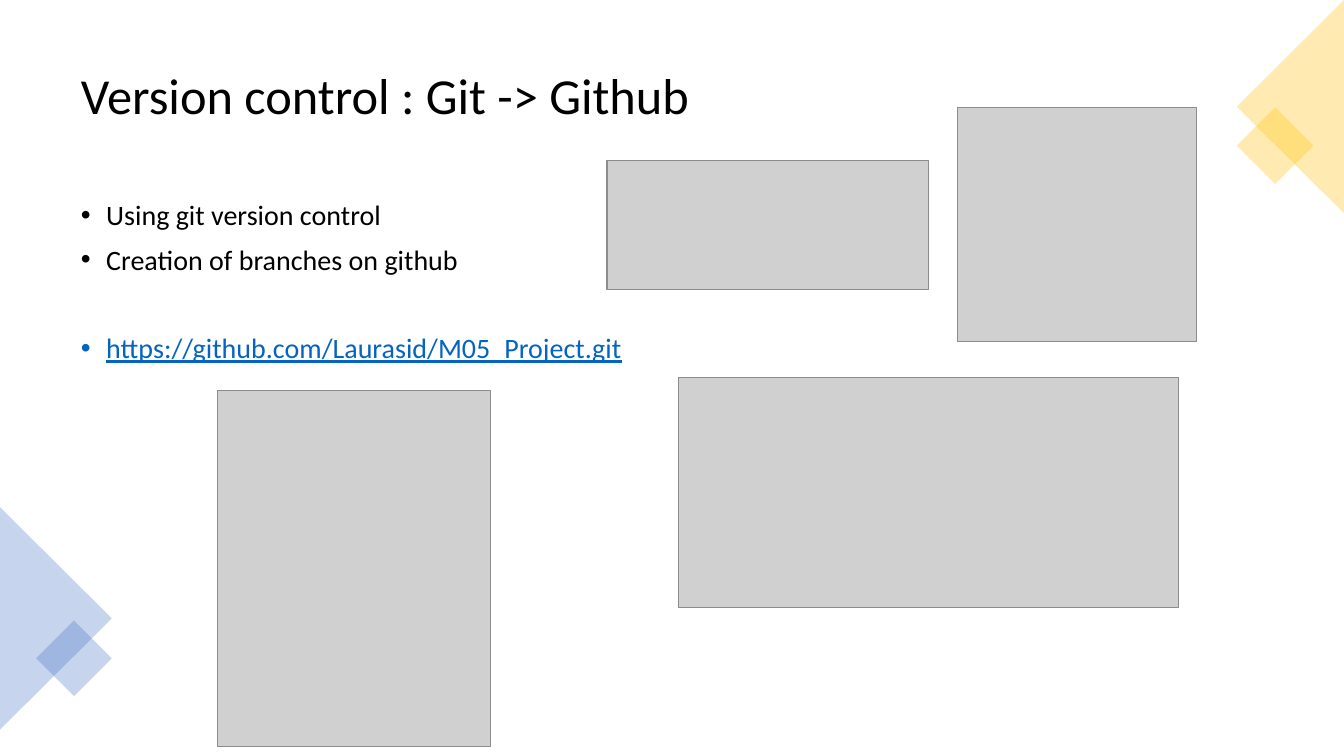
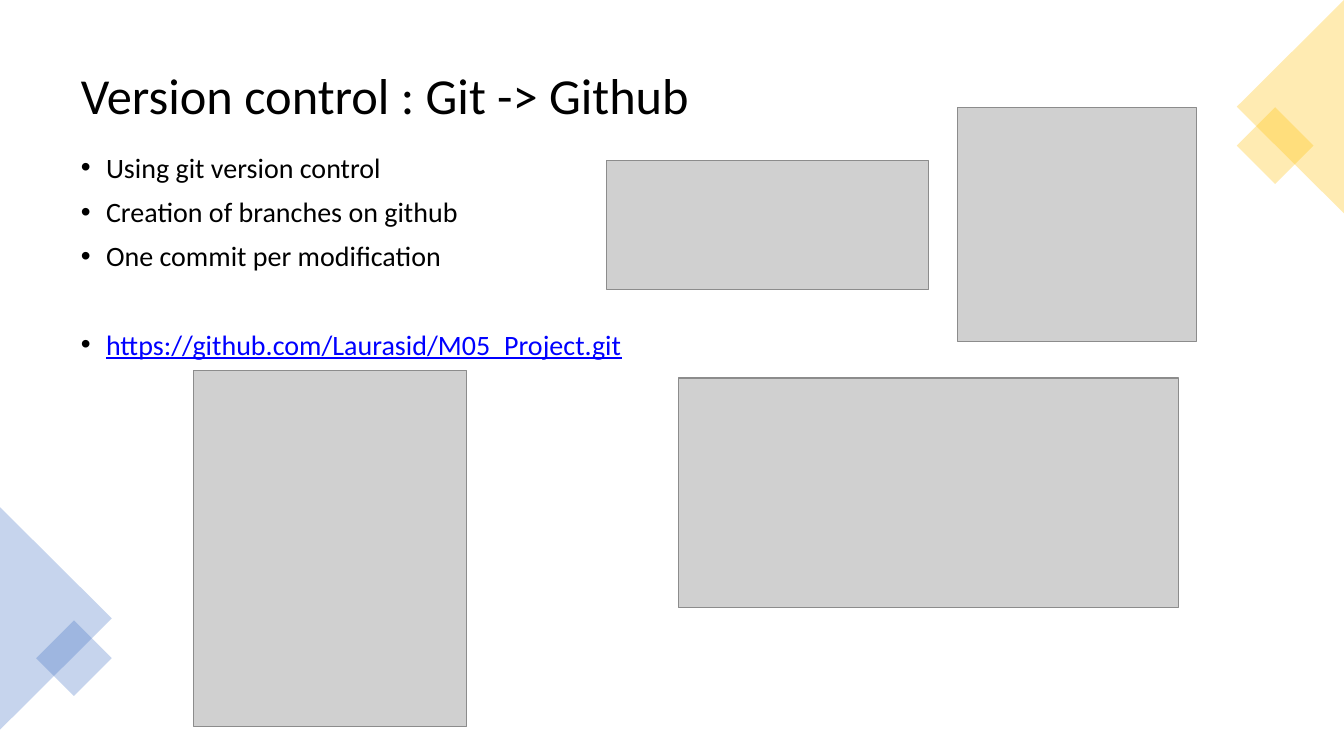
Before and after one commit to Laurasid/M05_Project, a slide deck: slide 5 of pres_full.pptx. Drawn at 1344x756 pixels with LibreOffice and Linux fonts; fonts in the diff are those of the drawing; grey boxes stand for pictures. Boxes give left, top, right and bottom in pixels: in the first picture for what was removed or moved away, otherwise in the second. Text is boxed around its words. In the diff, an @@ line names an element or a change of style, - is before the commit and + after.

```diff
--- a/pres_full.pptx
+++ b/pres_full.pptx
@@ text "Using git version control": place and size @@
-text "Using git version control" at [106,205,621,363]
+text "Using git version control" at [106,158,621,360]
@@ text at [106,158,621,360]: text colour #0563C1 to #0000FF in "https://github.com/Laurasid/M05_Project.git" @@
@@ text at [106,246,441,271]: paragraph added @@
+• One commit per modification
@@ picture: place and size @@
-picture at [218,390,491,747]
+picture at [194,370,467,726]
```
Also in this commit, not shown: 4 other slides changed.
